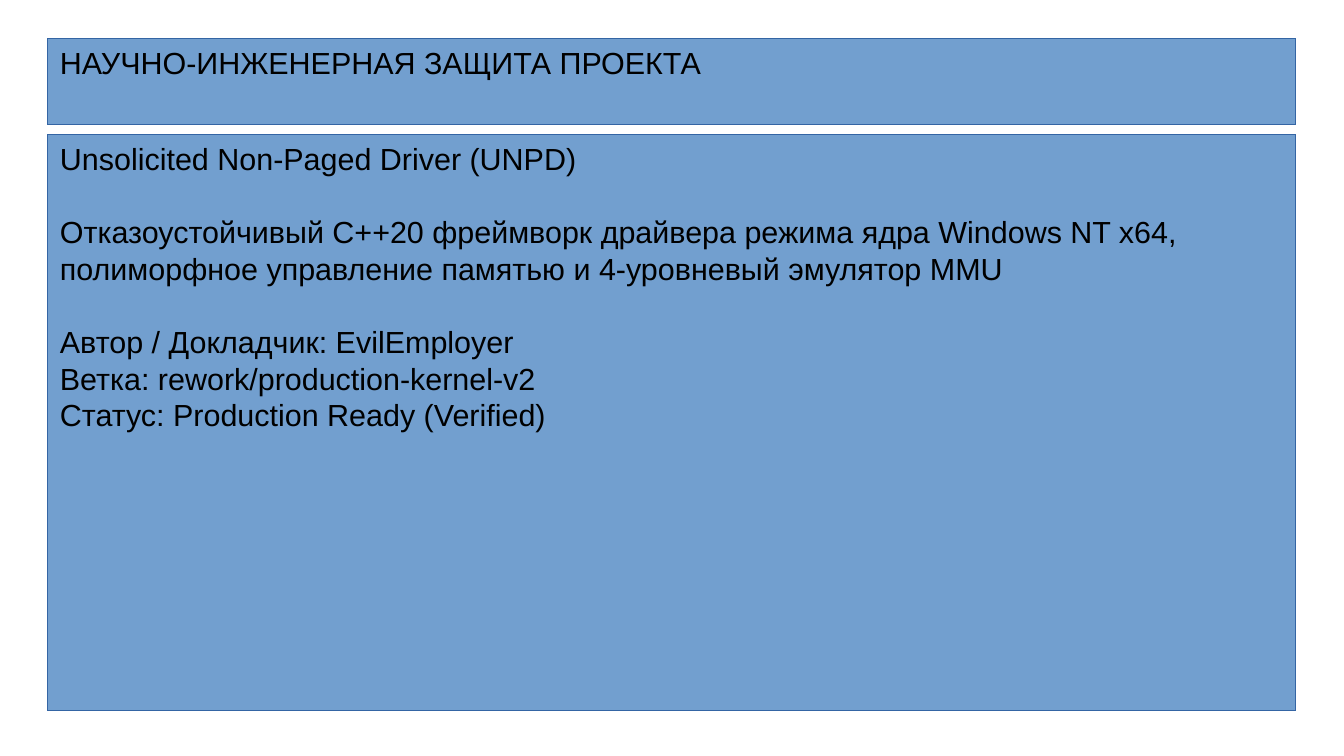
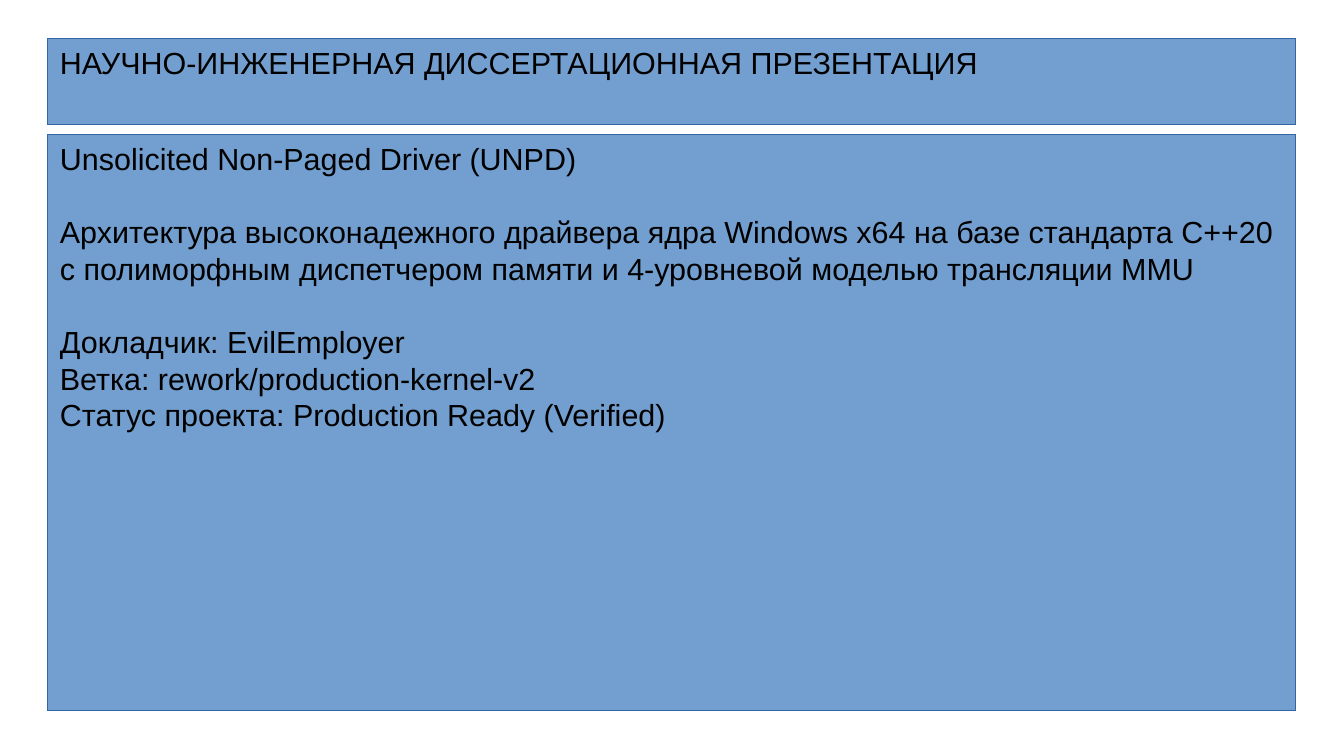
Before and after one commit to LucPrusPPi/unsolicited-non-paged-driver, a slide deck: slide 1 of docs/presentation/unpd_defense_presentation.odp. Drawn at 1344x756 pixels with LibreOffice and Linux fonts; fonts in the diff are those of the drawing. Boxes give left, top, right and bottom in pixels: in the first picture for what was removed or moved away, otherwise in the second. Text is boxed around its words. In the diff, an @@ line names an element or a change of style, - is before the commit and + after.

```diff
--- a/docs/presentation/unpd_defense_presentation.odp
+++ b/docs/presentation/unpd_defense_presentation.odp
@@ text in rectangle at [60,52,978,80]: text changed @@
-НАУЧНО-ИНЖЕНЕРНАЯ ЗАЩИТА ПРОЕКТА
+НАУЧНО-ИНЖЕНЕРНАЯ ДИССЕРТАЦИОННАЯ ПРЕЗЕНТАЦИЯ
@@ text in rectangle at [60,220,1272,359]: text changed @@
-Отказоустойчивый C++20 фреймворк драйвера режима ядра Windows NT x64, полиморфное управление памятью и 4-уровневый эмулятор MMU
-Автор / Докладчик: EvilEmployer
+Архитектура высоконадежного драйвера ядра Windows x64 на базе стандарта C++20 с полиморфным диспетчером памяти и 4-уровневой моделью трансляции MMU
+Докладчик: EvilEmployer
@@ text in rectangle at [60,404,666,432]: text changed @@
-Статус: Production Ready (Verified)
+Статус проекта: Production Ready (Verified)
```
Also in this commit, not shown: 9 other slides changed, 2 other files.
